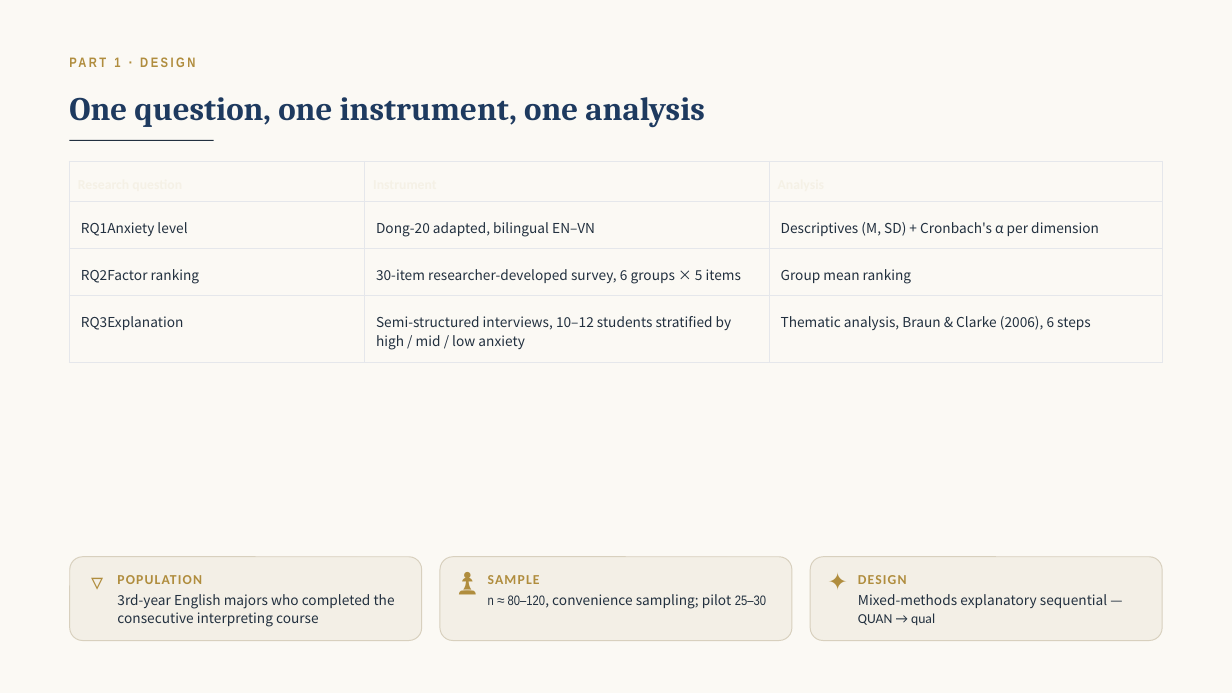
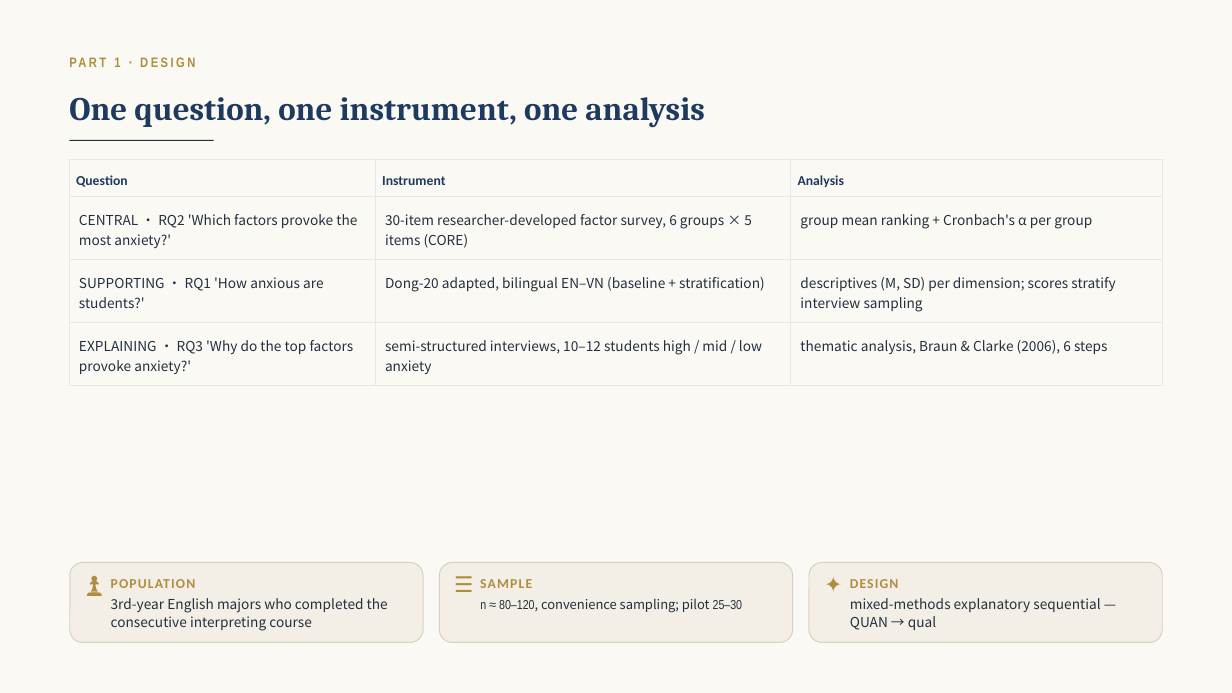
Before and after one commit to longme179/GLM-sessions-sandbox-archive, a slide deck: slide 5 of projects/SPNC/deliverables/SPNC_progress_report_supervisor.pptx. Drawn at 1232x693 pixels with LibreOffice and Linux fonts; fonts in the diff are those of the drawing. Boxes give left, top, right and bottom in pixels: in the first picture for what was removed or moved away, otherwise in the second. Text is boxed around its words. In the diff, an @@ line names an element or a change of style, - is before the commit and + after.

Commit message:
SPNC session 7: refocus D16 — anxiety-INDUCING FACTORS central (RQ2 core, Dong-20 baseline+stratification); ledgers updated via Agent-1 (A2-001 done), ICAS hunt A2-002 running; deck+sotay regenerated v2, synced host md5 4/4

```diff
--- a/projects/SPNC/deliverables/SPNC_progress_report_supervisor.pptx
+++ b/projects/SPNC/deliverables/SPNC_progress_report_supervisor.pptx
@@ table at <box>69,159,1162,378</box> @@
-row 1, column 1: Research question
+row 1, column 1: Question
-row 2: RQ1Anxiety level | Dong-20 adapted, bilingual EN–VN | Descriptives (M, SD) + Cronbach's α per dimension
+row 2: CENTRAL · RQ2 'Which factors provoke the most anxiety?' | 30-item researcher-developed factor survey, 6 groups × 5 items (CORE) | group mean ranking + Cronbach's α per group
-row 3: RQ2Factor ranking | 30-item researcher-developed survey, 6 groups × 5 items | Group mean ranking
+row 3: SUPPORTING · RQ1 'How anxious are students?' | Dong-20 adapted, bilingual EN–VN (baseline + stratification) | descriptives (M, SD) per dimension; scores stratify interview sampling
-row 4: RQ3Explanation | Semi-structured interviews, 10–12 students stratified by high / mid / low anxiety | Thematic analysis, Braun & Clarke (2006), 6 steps
+row 4: EXPLAINING · RQ3 'Why do the top factors provoke anxiety?' | semi-structured interviews, 10–12 students high / mid / low anxiety | thematic analysis, Braun & Clarke (2006), 6 steps
@@ text colour #F5F1E6 to #1E3A5F in "Instrument", "Analysis" @@
@@ rounded rectangle: place and size @@
-rounded rectangle at <box>70,557,423,641</box>
+rounded rectangle at <box>70,563,424,643</box>
@@ rounded rectangle: place and size @@
-rounded rectangle at <box>440,557,792,641</box>
+rounded rectangle at <box>440,563,793,643</box>
@@ proportions changed in 3 elements at <box>70,563,424,643</box>, <box>440,563,793,643</box>, <box>809,563,1163,643</box> @@
@@ rounded rectangle: place and size @@
-rounded rectangle at <box>811,557,1163,641</box>
+rounded rectangle at <box>809,563,1163,643</box>
@@ text at <box>86,575,103,593</box>: text changed; size 14.1 to 12.7 pt @@
-▿
+♟
@@ text "3rd-year English majors who completed ...": place and size @@
-text "3rd-year English majors who completed ..." at <box>117,594,395,627</box>
+text "3rd-year English majors who completed ..." at <box>111,598,388,631</box>
@@ text "POPULATION": place and size @@
-text "POPULATION" at <box>117,575,202,584</box>
+text "POPULATION" at <box>111,579,196,588</box>
@@ text at <box>456,575,473,593</box>: text changed; size 14.1 to 12.7 pt @@
-♟
+☰
@@ text "SAMPLE": place and size @@
-text "SAMPLE" at <box>488,575,540,584</box>
+text "SAMPLE" at <box>480,579,532,588</box>
@@ text "n ≈ 80–120, convenience sampling; ...": place and size @@
-text "n ≈ 80–120, convenience sampling; ..." at <box>488,594,766,609</box>
+text "n ≈ 80–120, convenience sampling; ..." at <box>480,598,742,613</box>
@@ text "n ≈ 80–120, convenience sampling; ..." at <box>480,598,742,613</box>: size 8 to 7.6 pt @@
@@ text "✦" at <box>825,575,843,593</box>: size 14.1 to 12.7 pt @@
@@ text at <box>850,598,1100,630</box>: text changed @@
-Mixed-methods explanatory sequential — QUAN → qual
+mixed-methods explanatory sequential — QUAN → qual
@@ text "DESIGN": place and size @@
-text "DESIGN" at <box>858,575,907,584</box>
+text "DESIGN" at <box>850,579,899,588</box>
```
Also in this commit, not shown: 12 other slides changed, 15 other files.
